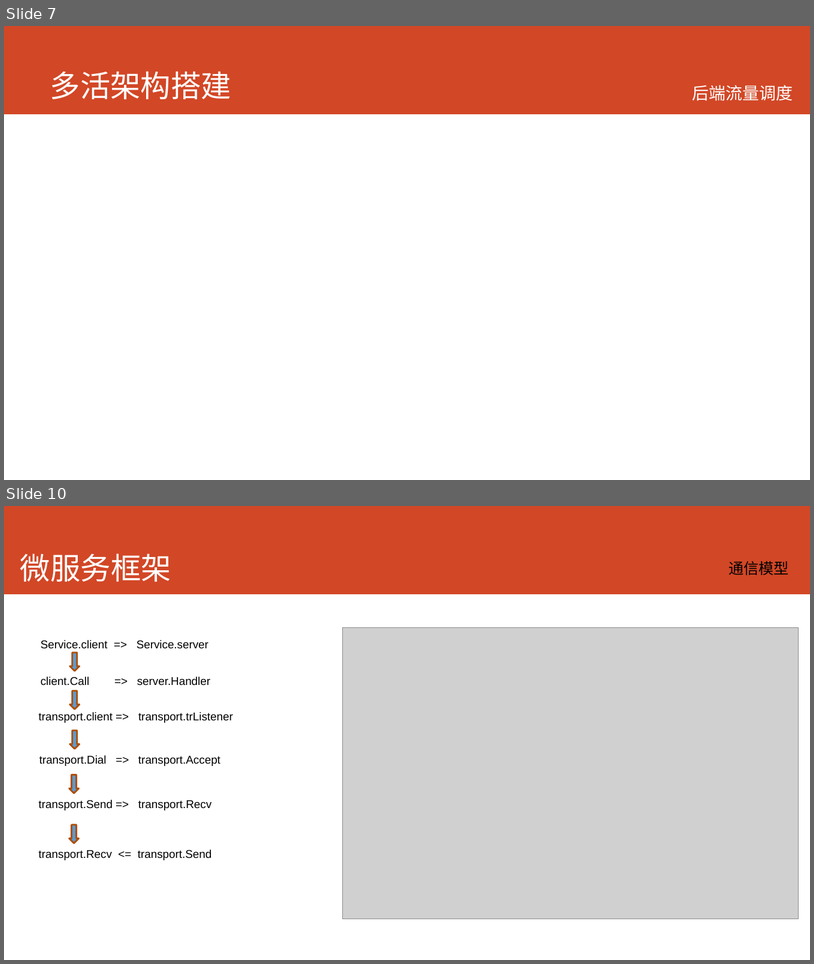
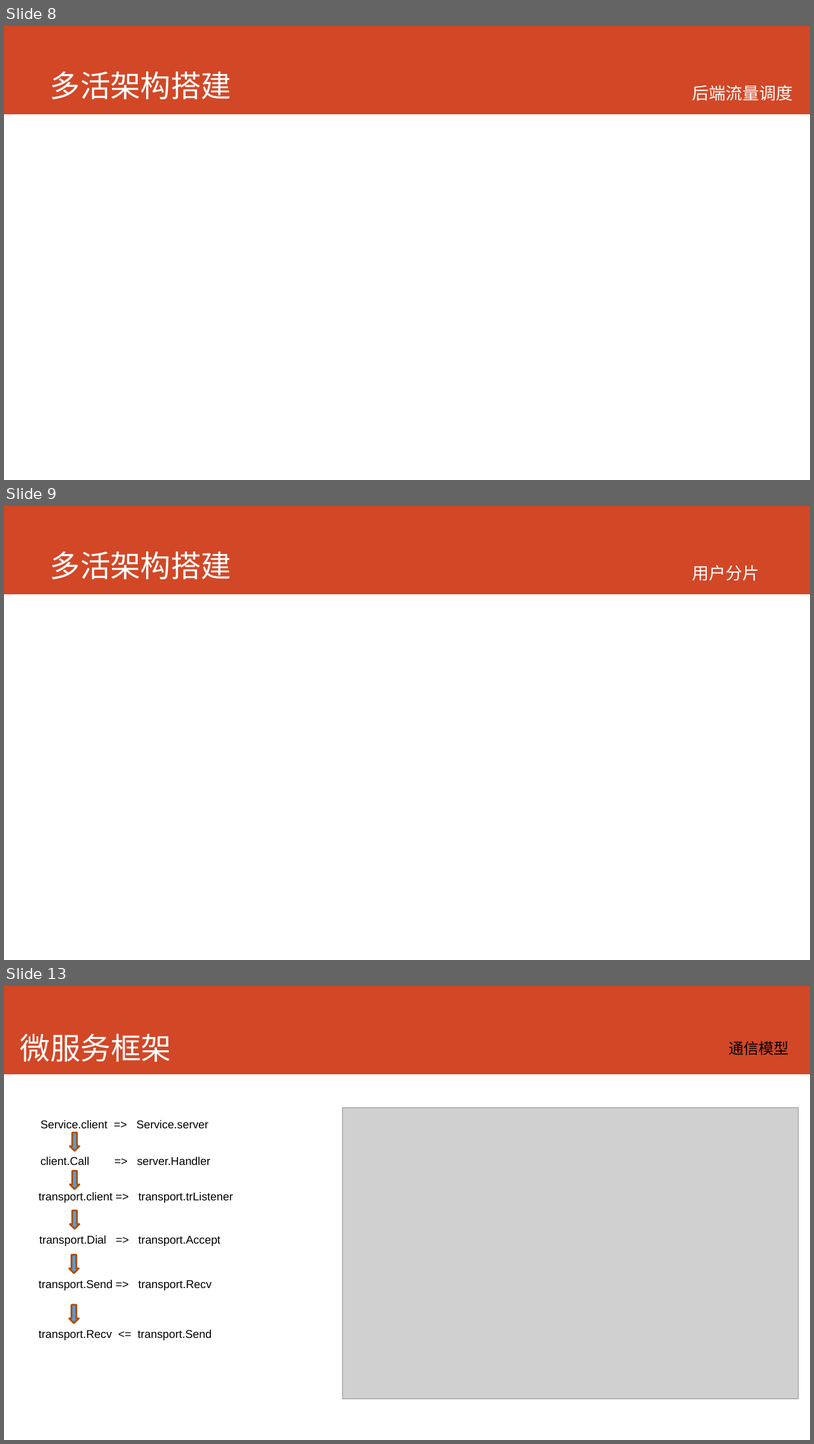
Before and after one commit to printfcoder/printfcoder, a slide deck: job/me/个人介绍.pptx. Shown one above the other, each under a label of ours: slides 7 and 10 before the commit, slides 8, 9 and 13 after it; the slides between them are not shown. The pictures are 814x964 and 814x1444 pixels, drawn with LibreOffice and Linux fonts; fonts in the diff are those of the drawing; grey boxes stand for pictures. Boxes give left, top, right and bottom in pixels: in the first picture for what was removed or moved away, otherwise in the second. Text is boxed around its words. In the diff, an @@ line names an element or a change of style, - is before the commit and + after.

Commit message:
ppt 用户分片

```diff
--- a/job/me/个人介绍.pptx
+++ b/job/me/个人介绍.pptx
@@ slide 9 added at (x1=4, y1=506, x2=810, y2=960), background #FFFFFF; not listed: 1 template element that a slide beside it also shows @@
@@ title added at (x1=50, y1=551, x2=231, y2=579), 36 pt, text #FFFFFF @@
+多活架构搭建
@@ text added at (x1=692, y1=565, x2=759, y2=581), 20 pt, text #FFFFFF @@
+用户分片
@@ what was slide 7 is now slide 8 @@
@@ what was slide 10 is now slide 13 @@
```
Also in this commit, not shown: 2 slides changed, 4 other slides added, 2 other files.
